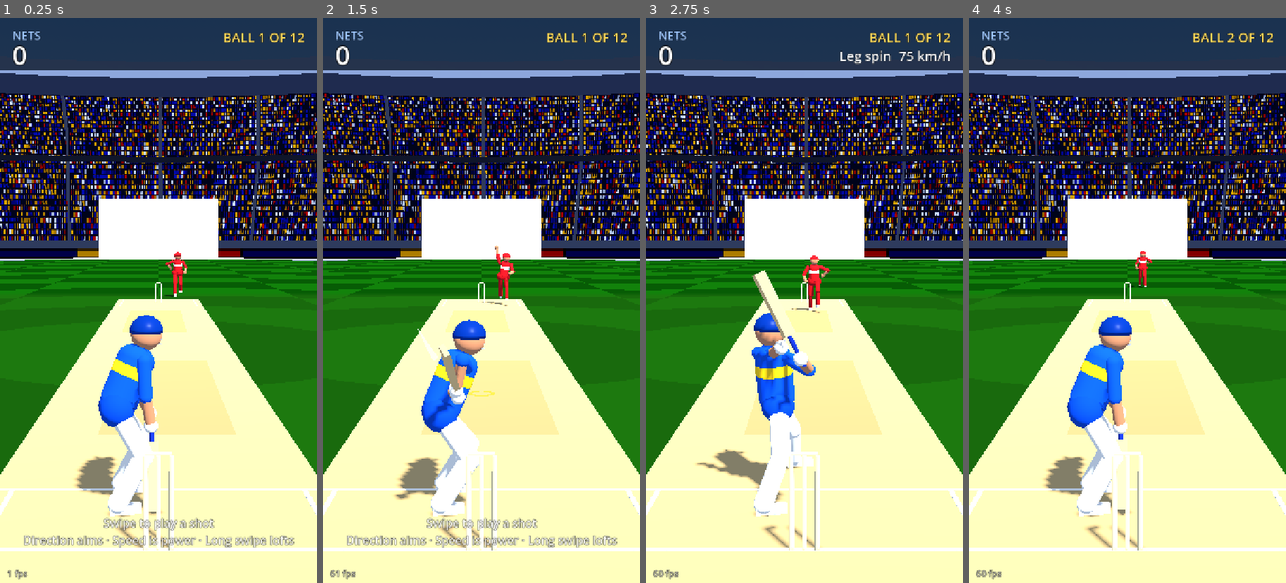
Above: before the commit, frames 1-4 (left to right).
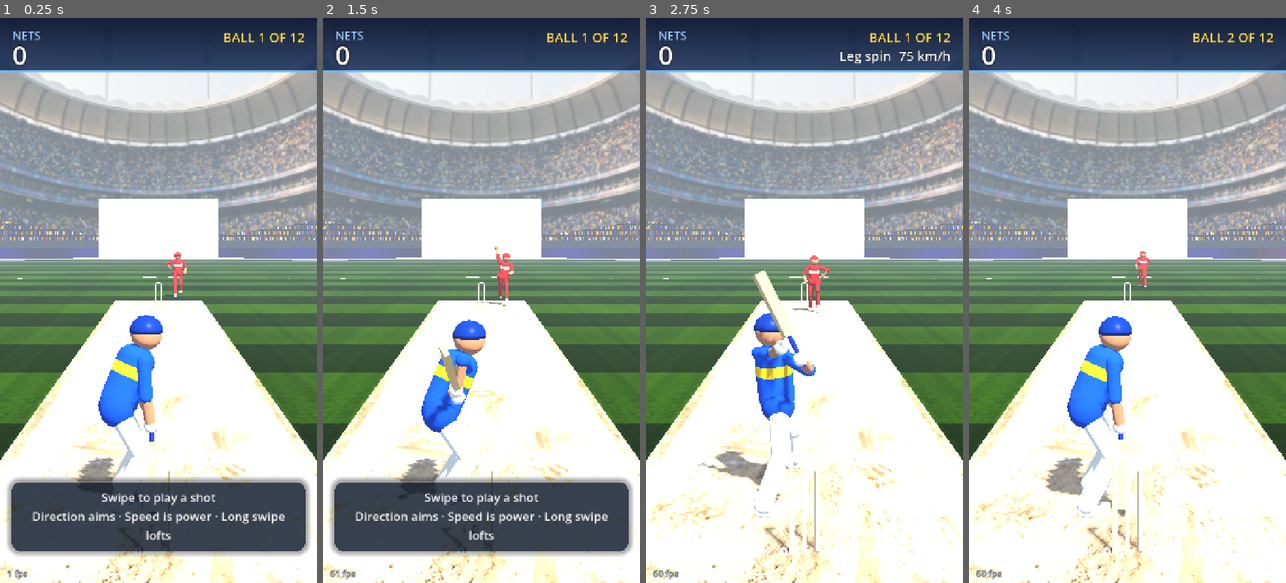
Above: after the commit, the same moments.

Repository: sharuque-dotcom/swipe-cricket
Game: Godot game, scene res://game/nets.tscn
The game is run twice, just before and just after one commit, with the same random seed, the same clock (stepped at 60 frames per second) and the same inputs.
Inputs (mouse positions are in pixels of both pictures, inside the frame that each line leads up to):
- Up to frame 1 (0.25 s): no input
- Up to frame 2 (1.5 s): move the mouse to (551, 272) at 0.52 s; click (551, 272) at 0.67 s; drag from (418, 328) to (465, 413) at 1.27 s
- Up to frame 3 (2.75 s): move the mouse to (836, 176) at 2.02 s; click (836, 176) at 2.17 s
- Up to frame 4 (4 s): drag from (1111, 413) to (1032, 215) at 2.77 s; move the mouse to (1222, 385) at 3.52 s; click (1222, 385) at 3.67 s

The runs differ from the first frame. In frame 1, 84% of the frame differs, in the area x 0-100%, y 0-100%; in frame 2, 84%; in frame 3, 80%; in frame 4, 81%.

Commit message:
Visual upgrade: photo stadium, pitch and grass, better light and HUD
- Far stand is a photo card (roof, floodlights, packed crowd) behind the
  bowler's boards; sides fade into the built-in stands, sky matched to it.
- Pitch is a top-down photo placed so its stump lines sit on the 3D stumps.
- Outfield: TV-style stripes in colours sampled from the grass photo, with a
  photo grass-detail tile, dotted 30-yard circle and worn square.
- Built-in stands: smaller, varied crowd with flags and roof shade; LED boards.
- Light haze, brighter sun, softer shadows.
- HUD: gradient top bar with accent line; swipe hint in a rounded panel.
- Players unchanged.

Co-Authored-By: Claude Opus 5.5 <noreply@anthropic.com>
Claude-Session: https://claude.ai/code/session_01WnQ5C5rW3sDJuLe8XdANTq

Diff:
--- a/ui/hud.gd
+++ b/ui/hud.gd
@@ -11,6 +11,7 @@
 var _shot: Label
 var _detail: Label
 var _hint: Label
+var _hint_panel: PanelContainer
 var _fps: Label
 var _meter: TimingMeter
 var _trail: Line2D
@@ -24,12 +25,31 @@
 	_root.mouse_filter = Control.MOUSE_FILTER_IGNORE
 	add_child(_root)
 
-	var bar := ColorRect.new()
-	bar.color = Color(0.03, 0.07, 0.14, 0.78)
+	# Top bar: deep navy fading slightly lighter, with a thin glowing accent line underneath.
+	var grad := Gradient.new()
+	grad.set_color(0, Color(0.03, 0.07, 0.17, 0.94))
+	grad.set_color(1, Color(0.07, 0.16, 0.32, 0.86))
+	var gt := GradientTexture2D.new()
+	gt.gradient = grad
+	gt.fill_from = Vector2(0, 0)
+	gt.fill_to = Vector2(0, 1)
+	gt.width = 8
+	gt.height = 64
+	var bar := TextureRect.new()
+	bar.texture = gt
+	bar.stretch_mode = TextureRect.STRETCH_SCALE
+	bar.expand_mode = TextureRect.EXPAND_IGNORE_SIZE
 	bar.set_anchors_preset(Control.PRESET_TOP_WIDE)
 	bar.offset_bottom = 118
 	bar.mouse_filter = Control.MOUSE_FILTER_IGNORE
 	_root.add_child(bar)
+	var accent := ColorRect.new()
+	accent.color = Color(0.38, 0.72, 1.0, 0.85)
+	accent.set_anchors_preset(Control.PRESET_TOP_WIDE)
+	accent.offset_top = 118
+	accent.offset_bottom = 122
+	accent.mouse_filter = Control.MOUSE_FILTER_IGNORE
+	_root.add_child(accent)
 	_mode = _label(26, Color(0.62, 0.78, 1.0), Control.PRESET_TOP_LEFT, Vector2(28, 22))
 	_mode.text = "NETS"
 	_score = _label(58, Color.WHITE, Control.PRESET_TOP_LEFT, Vector2(28, 44))
@@ -43,7 +63,40 @@
 	_big = _center_label(120, Color.WHITE, 0.27)
 	_shot = _center_label(40, Color.WHITE, 0.375)
 	_detail = _center_label(28, Color(0.85, 0.92, 1.0), 0.415)
-	_hint = _center_label(26, Color(1, 1, 1, 0.92), 0.88)
+	# Swipe hint in a rounded glass panel near the bottom.
+	_hint_panel = PanelContainer.new()
+	var hsb := StyleBoxFlat.new()
+	hsb.bg_color = Color(0.05, 0.10, 0.18, 0.72)
+	hsb.set_corner_radius_all(22)
+	hsb.border_color = Color(1, 1, 1, 0.18)
+	hsb.set_border_width_all(2)
+	hsb.content_margin_left = 28
+	hsb.content_margin_right = 28
+	hsb.content_margin_top = 18
+	hsb.content_margin_bottom = 20
+	hsb.shadow_color = Color(0, 0, 0, 0.35)
+	hsb.shadow_size = 12
+	_hint_panel.add_theme_stylebox_override("panel", hsb)
+	_hint_panel.anchor_left = 0.0
+	_hint_panel.anchor_right = 1.0
+	_hint_panel.anchor_top = 1.0
+	_hint_panel.anchor_bottom = 1.0
+	_hint_panel.offset_left = 24
+	_hint_panel.offset_right = -24
+	_hint_panel.offset_top = -70
+	_hint_panel.offset_bottom = -70
+	_hint_panel.grow_vertical = Control.GROW_DIRECTION_BEGIN
+	_hint_panel.mouse_filter = Control.MOUSE_FILTER_IGNORE
+	_hint_panel.visible = false
+	_root.add_child(_hint_panel)
+	_hint = Label.new()
+	_hint.horizontal_alignment = HORIZONTAL_ALIGNMENT_CENTER
+	_hint.autowrap_mode = TextServer.AUTOWRAP_WORD_SMART
+	_hint.add_theme_font_size_override("font_size", 27)
+	_hint.add_theme_color_override("font_color", Color(1, 1, 1, 0.95))
+	_hint.add_theme_constant_override("line_spacing", 6)
+	_hint.mouse_filter = Control.MOUSE_FILTER_IGNORE
+	_hint_panel.add_child(_hint)
 
 	_meter = TimingMeter.new()
 	_meter.anchor_left = 0.5
@@ -135,6 +188,7 @@
 
 func set_hint(text: String) -> void:
 	_hint.text = text
+	_hint_panel.visible = text != ""
 
 func clear_result() -> void:
 	_big.text = ""
--- /dev/null
+++ b/world/backdrop.gdshader
@@ -0,0 +1,17 @@
+shader_type spatial;
+render_mode unshaded, cull_disabled, depth_draw_opaque;
+// The far stand from a photo: roof, floodlights and a packed crowd, on a flat card behind the
+// boards at the bowler's end. Sides fade into the built-in stands; the top fades into the sky.
+uniform sampler2D photo : source_color, filter_linear_mipmap, repeat_disable;
+uniform float side_fade = 0.12;
+uniform float top_fade = 0.22;
+uniform vec3 tint = vec3(1.0, 1.0, 1.0);
+
+void fragment() {
+	vec4 c = texture(photo, UV);
+	float sides = smoothstep(0.0, side_fade, UV.x) * smoothstep(1.0, 1.0 - side_fade, UV.x);
+	// The photo's sky is pale; fade it out so the game's sky shows above the roof.
+	float sky = smoothstep(0.0, top_fade, UV.y);
+	ALBEDO = c.rgb * tint;
+	ALPHA = sides * sky;
+}
--- a/world/boards.gdshader
+++ b/world/boards.gdshader
@@ -1,21 +1,30 @@
 shader_type spatial;
 render_mode cull_disabled;
-// Advertising boards around the rope: blocks of flat colour.
+// LED advertising boards around the rope: glowing panels with slowly scrolling colour
+// sweeps, in the purple-blue of the stadium photo. No text or logos.
+uniform float speed = 0.012;
+
 float hash(float p) {
 	return fract(sin(p * 91.345) * 47453.5453);
 }
 
 void fragment() {
-	float n = floor(UV.x * 44.0);
+	float x = UV.x + TIME * speed;
+	float n = floor(x * 36.0);
 	float h = hash(n);
-	vec3 c = mix(vec3(0.05, 0.20, 0.55), vec3(0.85, 0.12, 0.18), step(0.5, h));
-	c = mix(c, vec3(0.98, 0.78, 0.10), step(0.8, h));
-	c = mix(c, vec3(0.95), step(0.93, h));
-	float edge = step(fract(UV.x * 44.0), 0.02);
-	float band = step(0.25, UV.y) * step(UV.y, 0.75);
-	c = mix(c * 0.55, c, band);
-	vec3 o = mix(c, vec3(0.1), edge);
-	ALBEDO = o * o;
-	ROUGHNESS = 1.0;
-	SPECULAR = 0.0;
+	vec3 a = mix(vec3(0.20, 0.22, 0.75), vec3(0.62, 0.20, 0.72), step(0.5, h));
+	a = mix(a, vec3(0.95, 0.30, 0.45), step(0.8, h));
+	a = mix(a, vec3(0.98, 0.75, 0.15), step(0.92, h));
+	float local = fract(x * 36.0);
+	// Each panel: a bright sweep and a soft white patch, inside a dark frame.
+	float sweep = smoothstep(0.0, 0.5, local) * smoothstep(1.0, 0.5, local);
+	vec3 c = mix(a * 0.45, a, 0.5 + 0.5 * sweep);
+	float glow_patch = step(0.35, local) * step(local, 0.65) * step(0.3, UV.y) * step(UV.y, 0.7);
+	c = mix(c, vec3(0.92, 0.94, 1.0), glow_patch * 0.55 * step(0.6, h));
+	float frame = step(local, 0.01) + step(UV.y, 0.06) + step(0.94, UV.y);
+	c = mix(c, vec3(0.04), clamp(frame, 0.0, 1.0));
+	ALBEDO = c * c * 0.5;
+	EMISSION = c * c * 0.8;
+	ROUGHNESS = 0.6;
+	SPECULAR = 0.2;
 }
--- a/world/crowd.gdshader
+++ b/world/crowd.gdshader
@@ -1,9 +1,12 @@
 shader_type spatial;
 render_mode cull_disabled;
-// Thousands of spectators from one quad strip: each cell is a seat with a shirt colour.
+// Thousands of spectators from one quad strip. Each cell is a seat: shirt, skin tone, head,
+// a few flags, shade under the roof, and stairways. `excite` makes them jump.
+// Colours match the stadium photo at the bowler's end (mostly blue and yellow).
 uniform float excite = 0.0;
-uniform float columns = 1500.0;
-uniform float rows = 30.0;
+uniform float columns = 2400.0;
+uniform float rows = 34.0;
+uniform float roof_shade = 0.38;   // rows nearer the top than this sit in the roof's shadow
 
 float hash(vec2 p) {
 	return fract(sin(dot(p, vec2(127.1, 311.7))) * 43758.5453);
@@ -15,22 +18,41 @@
 	vec2 f = fract(g);
 	float h = hash(cell);
 	float h2 = hash(cell + 17.0);
-	vec3 shirt = mix(vec3(0.10, 0.25, 0.70), vec3(0.95, 0.75, 0.10), step(0.45, h));
-	shirt = mix(shirt, vec3(0.90, 0.90, 0.92), step(0.72, h));
-	shirt = mix(shirt, vec3(0.80, 0.15, 0.15), step(0.90, h));
-	float occupied = step(h2, 0.86);
-	vec3 seat = vec3(0.16, 0.20, 0.30);
-	float bob = 0.5 + 0.5 * sin(TIME * (2.0 + 6.0 * excite) + h * 60.0);
-	float body = smoothstep(0.12, 0.2, f.x) * smoothstep(0.88, 0.8, f.x) * smoothstep(0.05 + 0.2 * (1.0 - bob * excite), 0.3, f.y);
-	vec3 col = mix(seat, shirt * (0.75 + 0.25 * bob), body * occupied);
-	// Head.
-	float head = 1.0 - smoothstep(0.10, 0.16, distance(f, vec2(0.5, 0.2)));
-	col = mix(col, vec3(0.55, 0.38, 0.28), head * occupied);
-	// Aisles and tier breaks.
-	float aisle = step(fract(UV.x * 40.0), 0.035);
-	col = mix(col, vec3(0.45, 0.46, 0.50), aisle);
-	col = mix(col, vec3(0.30, 0.31, 0.36), step(abs(UV.y - 0.5), 0.02));
-	ALBEDO = col * col * 1.5;
+	float h3 = hash(cell + 53.0);
+
+	vec3 shirt = vec3(0.10, 0.26, 0.72);
+	shirt = mix(shirt, vec3(0.96, 0.78, 0.12), step(0.45, h));
+	shirt = mix(shirt, vec3(0.92, 0.92, 0.94), step(0.74, h));
+	shirt = mix(shirt, vec3(0.82, 0.16, 0.16), step(0.88, h));
+	shirt = mix(shirt, vec3(0.12, 0.55, 0.28), step(0.96, h));
+	vec3 skin = mix(vec3(0.42, 0.27, 0.18), vec3(0.72, 0.52, 0.38), h3);
+	float occupied = step(h2, 0.9);
+
+	float bob = 0.5 + 0.5 * sin(TIME * (2.0 + 7.0 * excite) + h * 60.0);
+	float lift = 0.18 * bob * excite;
+	vec3 seat = vec3(0.14, 0.17, 0.24);
+	float body = smoothstep(0.10, 0.18, f.x) * smoothstep(0.90, 0.82, f.x)
+			* smoothstep(0.36 - lift, 0.46 - lift, f.y);
+	vec3 col = mix(seat, shirt * (0.8 + 0.2 * bob), body * occupied);
+	float head = 1.0 - smoothstep(0.13, 0.19, distance(f, vec2(0.5, 0.26 - lift)));
+	col = mix(col, skin, head * occupied);
+
+	// A few flags waved above the crowd.
+	float flag_cell = step(0.985, hash(floor(g / vec2(3.0, 1.0)) + 7.0));
+	float wave = sin(TIME * 5.0 + h * 20.0) * 0.08;
+	float flag = flag_cell * step(0.05, f.y + wave) * step(f.y + wave, 0.32) * step(0.2, f.x) * step(f.x, 0.95);
+	col = mix(col, mix(vec3(1.0, 0.55, 0.12), vec3(0.15, 0.55, 0.22), step(0.5, h3)), flag);
+
+	// Stairways and the walkway between tiers.
+	float stairs = step(fract(UV.x * 48.0), 0.018);
+	col = mix(col, vec3(0.50, 0.50, 0.54), stairs);
+	col = mix(col, vec3(0.26, 0.27, 0.32), step(abs(UV.y - 0.52), 0.018));
+
+	// Upper rows sit in the roof's shadow; lower rows catch the sun.
+	float shade = smoothstep(roof_shade, roof_shade - 0.18, UV.y);
+	col *= mix(1.08, 0.55, shade);
+
+	ALBEDO = col * col * 1.45;
 	ROUGHNESS = 1.0;
 	SPECULAR = 0.0;
 }
--- a/world/ground.gdshader
+++ b/world/ground.gdshader
@@ -1,23 +1,69 @@
 shader_type spatial;
-// Mown outfield: alternating stripes and rings, darker beyond the rope.
+// Mown outfield like on TV: wide stripes across the ground with a faint checker, real grass
+// detail from a photo tile, a dotted 30-yard circle, a worn square around the pitch and darker
+// grass past the rope. Stripe colours were sampled from the grass photo.
 uniform vec3 centre = vec3(0.0, 0.0, -10.06);
 uniform float boundary = 65.0;
+uniform float inner_circle = 27.4;
+uniform float stripe_width = 6.5;
+uniform float detail_size = 4.0;   // metres covered by one tile of the grass photo
+uniform sampler2D detail : hint_default_white, filter_linear_mipmap, repeat_enable;
 varying vec3 wp;
 
 void vertex() {
 	wp = (MODEL_MATRIX * vec4(VERTEX, 1.0)).xyz;
 }
 
+float hash(vec2 p) {
+	return fract(sin(dot(p, vec2(127.1, 311.7))) * 43758.5453);
+}
+
+float noise(vec2 p) {
+	vec2 i = floor(p);
+	vec2 f = fract(p);
+	vec2 u = f * f * (3.0 - 2.0 * f);
+	return mix(mix(hash(i), hash(i + vec2(1.0, 0.0)), u.x),
+			mix(hash(i + vec2(0.0, 1.0)), hash(i + vec2(1.0, 1.0)), u.x), u.y);
+}
+
+// Mirrored tiling hides the tile seams.
+vec2 mirror(vec2 uv) {
+	vec2 f = fract(uv * 0.5) * 2.0;
+	return 1.0 - abs(1.0 - f);
+}
+
 void fragment() {
-	float r = length(wp.xz - centre.xz);
-	float stripe = step(0.5, fract(wp.x / 11.0));
-	float ring = step(0.5, fract(r / 9.0));
-	vec3 col = mix(vec3(0.060, 0.250, 0.050), vec3(0.085, 0.330, 0.062), abs(stripe - ring));
-	// Worn square around the pitch.
-	float sq = (1.0 - smoothstep(9.0, 12.0, abs(wp.x))) * (1.0 - smoothstep(13.0, 15.0, abs(wp.z - centre.z)));
-	col = mix(col, vec3(0.130, 0.300, 0.075), sq * 0.6);
-	float outside = smoothstep(boundary - 0.2, boundary + 0.6, r);
-	col = mix(col, vec3(0.030, 0.130, 0.032), outside);
+	vec2 p = wp.xz;
+	float r = length(p - centre.xz);
+	// Bands across the pitch (stacked towards the bowler on screen) and a softer cross set.
+	float band = step(0.5, fract((p.y - centre.z) / stripe_width));
+	float cross_band = step(0.5, fract(p.x / stripe_width));
+	vec3 light = vec3(0.110, 0.235, 0.028);
+	vec3 deep = vec3(0.046, 0.118, 0.012);
+	vec3 col = mix(deep, light, band);
+	col *= 0.93 + 0.07 * cross_band;
+
+	// Photo grass blades, faded out with distance so far grass doesn't shimmer.
+	float dist = length(wp - CAMERA_POSITION_WORLD);
+	vec3 blades = texture(detail, mirror(p / detail_size)).rgb * 2.0;
+	col *= mix(blades, vec3(1.0), smoothstep(14.0, 55.0, dist));
+	// Large soft patches so the field isn't perfectly uniform.
+	col *= 0.9 + 0.18 * noise(p * 0.35);
+
+	// Worn square around the pitch: lighter, drier grass.
+	float sq = (1.0 - smoothstep(7.0, 11.0, abs(p.x))) * (1.0 - smoothstep(13.0, 16.0, abs(p.y - centre.z)));
+	col = mix(col, col * vec3(1.35, 1.15, 1.25) + vec3(0.02, 0.012, 0.0), sq * 0.5);
+
+	// Dotted 30-yard circle.
+	float ring = 1.0 - smoothstep(0.06, 0.12, abs(r - inner_circle));
+	float ang = atan(p.y - centre.z, p.x - centre.x);
+	float dots = step(0.5, fract(ang * inner_circle / 1.6));
+	col = mix(col, vec3(0.8), ring * dots * 0.85);
+
+	// Past the rope: shaded grass up to the boards.
+	float outside = smoothstep(boundary - 0.2, boundary + 0.8, r);
+	col = mix(col, deep * 0.6, outside);
+
 	ALBEDO = col;
 	ROUGHNESS = 1.0;
 	SPECULAR = 0.0;
--- /dev/null
+++ b/world/pitch.gdshader
@@ -0,0 +1,21 @@
+shader_type spatial;
+// The pitch strip, painted from a top-down photo. The photo is placed so its stump lines sit
+// exactly on the 3D stumps (z = 0 and z = bowler_z); the grass fringe is part of the image.
+uniform sampler2D albedo_tex : source_color, filter_linear_mipmap, repeat_disable;
+uniform float half_width = 1.63;    // half the photo's width in metres, fringe included
+uniform float z_start = -21.34;     // world z at the top of the photo (bowler end)
+uniform float z_end = 1.22;         // world z at the bottom of the photo (batter end)
+varying vec3 wp;
+
+void vertex() {
+	wp = (MODEL_MATRIX * vec4(VERTEX, 1.0)).xyz;
+}
+
+void fragment() {
+	vec2 uv = vec2((wp.x + half_width) / (2.0 * half_width), (wp.z - z_start) / (z_end - z_start));
+	vec3 col = texture(albedo_tex, uv).rgb;
+	// Lift the photo a touch so it reads as sunlit clay under the game's lighting.
+	ALBEDO = col * 1.05;
+	ROUGHNESS = 0.95;
+	SPECULAR = 0.08;
+}
--- a/world/stadium.gd
+++ b/world/stadium.gd
@@ -20,10 +20,12 @@
 
 func _sky() -> void:
 	var sky_mat := ProceduralSkyMaterial.new()
-	sky_mat.sky_top_color = Color(0.16, 0.40, 0.82)
-	sky_mat.sky_horizon_color = Color(0.66, 0.80, 0.94)
+	# Horizon matches the hazy sky in the stadium photo so the backdrop blends in.
+	sky_mat.sky_top_color = Color(0.42, 0.62, 0.90)
+	sky_mat.sky_horizon_color = Color(0.82, 0.87, 0.91)
+	sky_mat.sky_curve = 0.12
 	sky_mat.ground_bottom_color = Color(0.12, 0.30, 0.14)
-	sky_mat.ground_horizon_color = Color(0.55, 0.70, 0.60)
+	sky_mat.ground_horizon_color = Color(0.70, 0.78, 0.74)
 	sky_mat.sun_angle_max = 12.0
 	var sky := Sky.new()
 	sky.sky_material = sky_mat
@@ -33,18 +35,25 @@
 	# A fixed ambient colour and no sky reflections: predictable on every phone GPU,
 	# and matte surfaces stop mirroring the sky at grazing angles.
 	env.ambient_light_source = Environment.AMBIENT_SOURCE_COLOR
-	env.ambient_light_color = Color(0.62, 0.70, 0.86)
-	env.ambient_light_energy = 0.8
+	env.ambient_light_color = Color(0.66, 0.73, 0.86)
+	env.ambient_light_energy = 0.78
 	env.reflected_light_source = Environment.REFLECTION_SOURCE_DISABLED
 	env.tonemap_mode = Environment.TONE_MAPPER_FILMIC
+	env.tonemap_exposure = 1.05
+	# A little haze over the far side of the ground, like a broadcast camera sees it.
+	env.fog_enabled = true
+	env.fog_light_color = Color(0.80, 0.85, 0.90)
+	env.fog_density = 0.0025
+	env.fog_sky_affect = 0.0
 	var we := WorldEnvironment.new()
 	we.environment = env
 	add_child(we)
 	var sun := DirectionalLight3D.new()
 	sun.rotation_degrees = Vector3(-52.0, 28.0, 0.0)
-	sun.light_energy = 0.62
+	sun.light_energy = 0.72
 	sun.light_color = Color(1.0, 0.96, 0.88)
 	sun.shadow_enabled = true
+	sun.shadow_blur = 1.6
 	sun.directional_shadow_mode = DirectionalLight3D.SHADOW_ORTHOGONAL
 	sun.directional_shadow_max_distance = 45.0
 	add_child(sun)
@@ -58,6 +67,7 @@
 	sm.shader = load("res://world/ground.gdshader")
 	sm.set_shader_parameter("centre", Pitch.FIELD_CENTRE)
 	sm.set_shader_parameter("boundary", Pitch.BOUNDARY_RADIUS)
+	sm.set_shader_parameter("detail", load("res://world/tex/grass_detail.jpg"))
 	mi.material_override = sm
 	mi.position = Pitch.FIELD_CENTRE
 	add_child(mi)
@@ -72,19 +82,25 @@
 	add_child(mi)
 	return mi
 
+## Size of the pitch photo in metres (grass fringe included). Its stump lines are at
+## z = 0 and z = BOWLER_STUMPS_Z, and its crease markings are painted in the photo.
+const PITCH_PHOTO_HALF_WIDTH := 1.63
+const PITCH_PHOTO_Z0 := Pitch.BOWLER_STUMPS_Z - Pitch.CREASE
+const PITCH_PHOTO_Z1 := Pitch.CREASE
+
 func _pitch() -> void:
-	var mid := Pitch.BOWLER_STUMPS_Z * 0.5
-	_box(Vector3(3.05, 0.02, Pitch.LENGTH + 2.44), Vector3(0, 0.002, mid), Color(0.72, 0.62, 0.42))
-	# Scuffed good-length areas.
-	_box(Vector3(1.6, 0.021, 5.0), Vector3(0.1, 0.003, -5.5), Color(0.64, 0.54, 0.36))
-	_box(Vector3(1.6, 0.021, 5.0), Vector3(-0.1, 0.003, Pitch.BOWLER_STUMPS_Z + 5.5), Color(0.64, 0.54, 0.36))
-	var white := Color(0.96, 0.96, 0.94)
-	for end_z in [0.0, Pitch.BOWLER_STUMPS_Z]:
-		var dir := -1.0 if end_z == 0.0 else 1.0
-		_box(Vector3(2.64, 0.022, 0.05), Vector3(0, 0.004, end_z), white)
-		_box(Vector3(3.66, 0.022, 0.05), Vector3(0, 0.004, end_z + dir * Pitch.CREASE), white)
-		for sx in [-1.32, 1.32]:
-			_box(Vector3(0.05, 0.022, 2.44), Vector3(sx, 0.004, end_z + dir * 0.0), white)
+	var mi := MeshInstance3D.new()
+	var pm := PlaneMesh.new()
+	pm.size = Vector2(PITCH_PHOTO_HALF_WIDTH * 2.0, PITCH_PHOTO_Z1 - PITCH_PHOTO_Z0)
+	mi.mesh = pm
+	mi.position = Vector3(0, 0.004, (PITCH_PHOTO_Z0 + PITCH_PHOTO_Z1) * 0.5)
+	var sm := _shader("res://world/pitch.gdshader")
+	sm.set_shader_parameter("albedo_tex", load("res://world/tex/pitch.jpg"))
+	sm.set_shader_parameter("half_width", PITCH_PHOTO_HALF_WIDTH)
+	sm.set_shader_parameter("z_start", PITCH_PHOTO_Z0)
+	sm.set_shader_parameter("z_end", PITCH_PHOTO_Z1)
+	mi.material_override = sm
+	add_child(mi)
 
 func _band(r0: float, y0: float, r1: float, y1: float, material: Material, segs: int = 96) -> void:
 	var st := SurfaceTool.new()
@@ -140,5 +156,25 @@
 	_band(69.0, 1.3, 71.0, 2.2, _flat(Color(0.30, 0.32, 0.38)))
 	_band(93.0, 29.0, 104.0, 27.5, _flat(Color(0.34, 0.38, 0.46)))
 	_band(99.0, 0.0, 99.0, 28.0, _flat(Color(0.22, 0.25, 0.33)))
+	_backdrop()
 	# Sight screen behind the bowler.
 	_box(Vector3(14, 7, 0.4), Vector3(0, 3.5, Pitch.FIELD_CENTRE.z - 67.5), Color(0.95, 0.95, 0.95), 1.0)
+
+## Size and place of the stadium photo: a card standing just behind the far boards.
+## Sized for the batting camera: it fills the view with roof, floodlights and two packed
+## tiers. Turning the camera far to either side shows the built-in stands it fades into.
+const BACKDROP_SIZE := Vector2(46.0, 33.7)
+const BACKDROP_DIST := 71.5
+
+func _backdrop() -> void:
+	var mi := MeshInstance3D.new()
+	var qm := QuadMesh.new()
+	qm.size = BACKDROP_SIZE
+	mi.mesh = qm
+	mi.position = Vector3(0, 1.3 + BACKDROP_SIZE.y * 0.5, Pitch.FIELD_CENTRE.z - BACKDROP_DIST)
+	var sm := _shader("res://world/backdrop.gdshader")
+	sm.set_shader_parameter("photo", load("res://world/tex/stadium.jpg"))
+	sm.set_shader_parameter("top_fade", 0.06)
+	mi.material_override = sm
+	mi.cast_shadow = GeometryInstance3D.SHADOW_CASTING_SETTING_OFF
+	add_child(mi)
Binary file added: world/tex/grass_detail.jpg
Not shown, added: world/tex/grass_detail.jpg.import
Binary file added: world/tex/pitch.jpg
Not shown, added: world/tex/pitch.jpg.import
Binary file added: world/tex/stadium.jpg
Not shown, added: world/tex/stadium.jpg.import
